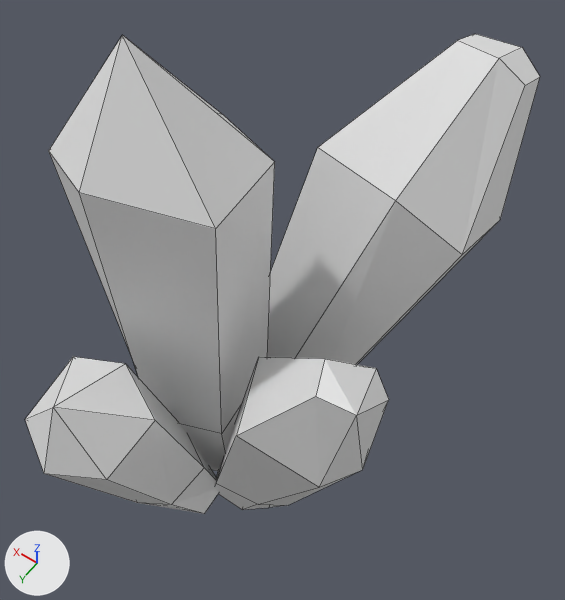
A saved change to the Blender file Assets/Meshes/Crystal1.blend.
Both versions are drawn from a 50 mm camera at (-1.37, 1.56, 3.81) aimed at (-0.09, -0.23, 0.99). The axes (+X, +Y, +Z) are drawn at lower left. The lights are the same throughout. Mesh edges are drawn as thin lines.
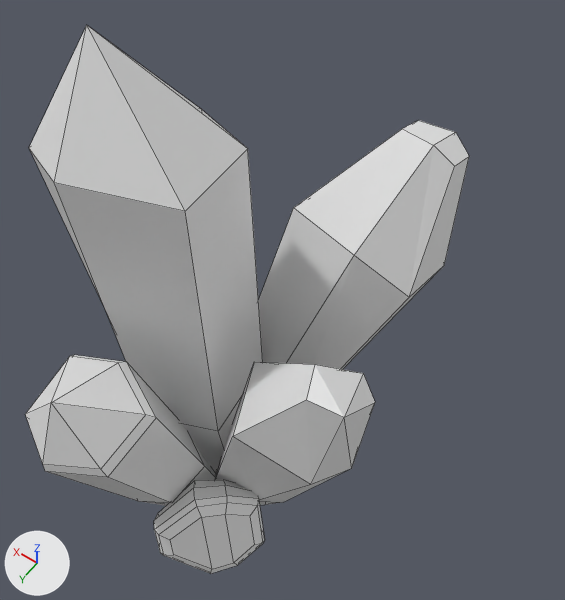
Pixel boxes [x1, y1, x2, y2] of what changed, in the pictures (565 x 600 px):
'Cube', turned
    before: [49, 35, 275, 471]
    after: [29, 25, 263, 473]
'Cube.002', moved, rescaled (23% narrower, 25% shorter)
    before: [267, 34, 540, 365]
    after: [258, 120, 469, 369]
'Cube.003', moved, rescaled (8% narrower, 6% shorter)
    before: [215, 357, 389, 510]
    after: [215, 362, 375, 505]
'Cube.001', reshaped, moved
    before: [25, 357, 219, 514]
    after: [25, 355, 216, 506]
'Cube.004', added
    after: [154, 479, 265, 574]
part 1 of me_cube_002, built on
    before: [25, 357, 155, 480]
    after: [25, 355, 156, 477]

What changed in the scene script:
```text
Change me_cube_002:
    used by ob_cube_001; location = (-0.022, 0.377, -0.106); rotation_euler = (-0.299, 0.0, 0.0), in degrees (-17, 0, 0); scale = (0.212, 0.212, 0.212)
    remove me_cube_002.from_pydata(...)  # 19 vertices, 20 faces; spans x -0.24..2.0, y -1.17..1.33, z -1.0..7.0
    add me_cube_002.from_pydata(...)  # 25 vertices, 26 faces; spans x -0.24..2.0, y -1.17..1.33, z -1.0..7.09
    me_cube_002 part 1
    1 vertex is removed from x 0.89, y 0.24, z 7.0
    6 faces are deleted
    7 vertices are added at x -0.11..1.93, y -1.06..1.23, z 5.89..7.09
    12 new faces join them
Add me_cube:
    me_cube.from_pydata(...)  # 40 vertices, 38 faces; spans x -2.57..0.16, y -1.22..1.61, z -0.72..0.92
Change ob_cube:
    ob_cube.rotation_euler: (0.0, 0.0, 0.0) -> (0.0, 0.0672, 0.0)  # degrees (0, 0, 0) -> degrees (0, 3.9, 0)
Change ob_cube_001:
    ob_cube_001.location: (-0.022, 0.377, -0.106) -> (-0.018, 0.368, -0.106)
Change ob_cube_002:
    ob_cube_002.location: (0.209, -0.359, -0.057) -> (0.209, -0.263, -0.092)
    ob_cube_002.scale: (-0.231, -0.231, -0.231) -> (-0.197, -0.197, -0.197)
Change ob_cube_003:
    ob_cube_003.location: (-0.003, 0.168, -0.231) -> (0.011, 0.168, -0.231)
    ob_cube_003.scale: (-0.182, -0.182, -0.182) -> (-0.174, -0.174, -0.174)
Add ob_cube_004:
    ob_cube_004 = bpy.data.objects.new('Cube.004', me_cube)
    ob_cube_004.location = (0.019, 0.671, -0.042)
    ob_cube_004.rotation_euler = (-1.254, 0.028, 0.793)  # degrees (-72, 1.6, 45)
    ob_cube_004.scale = (0.197, 0.197, 0.116)
```
